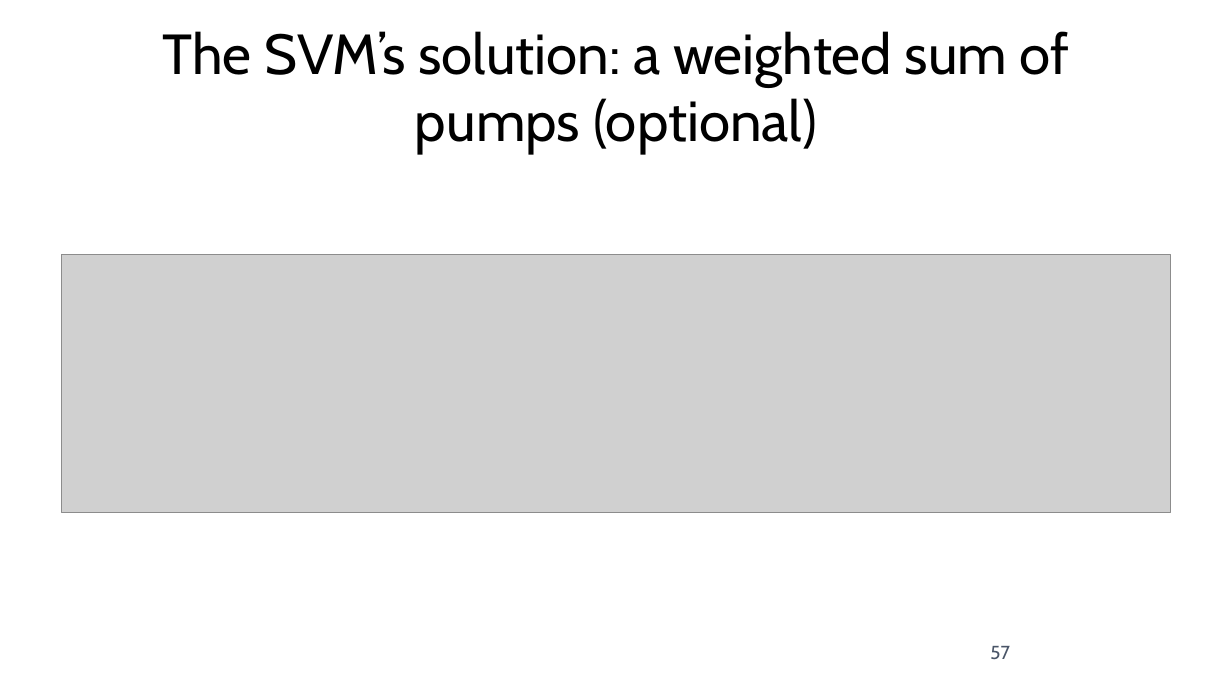
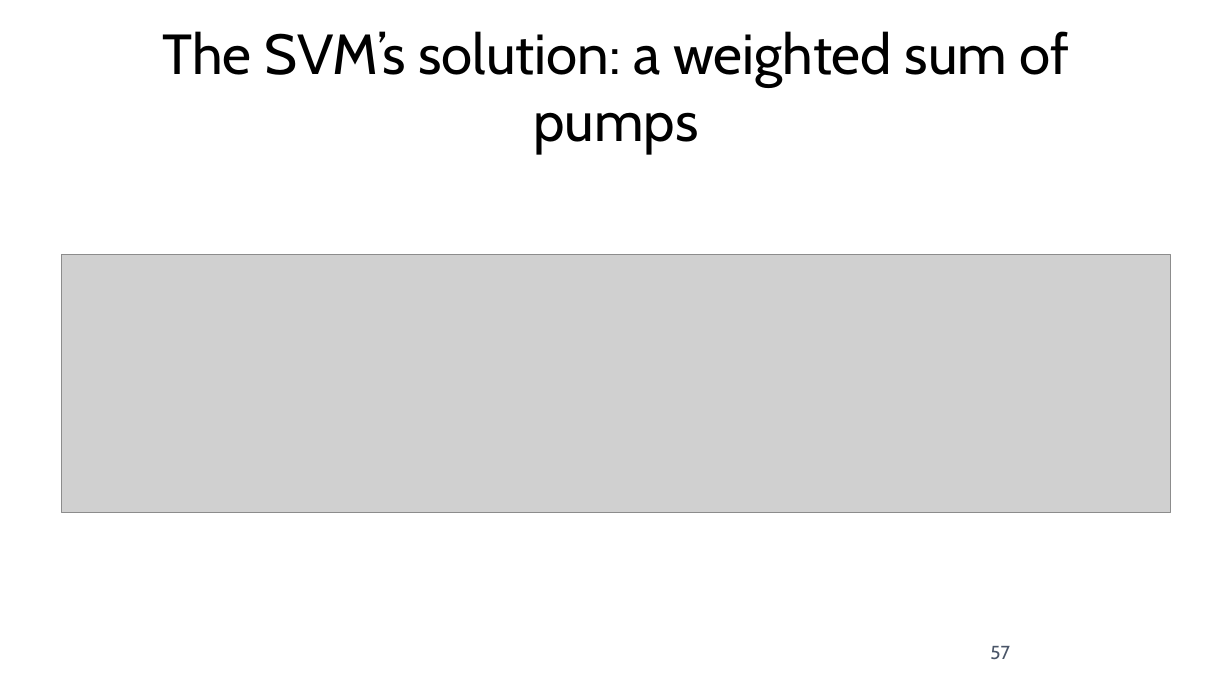
Before and after one commit to fabioantonini/technologies-for-artificial-intelligence, a slide deck: slide 57 of Lessons/06_knn_naive_bayes_svm/Slides/knn_naive_bayes_svm_slides.pptx. Drawn at 1232x693 pixels with LibreOffice and Linux fonts; fonts in the diff are those of the drawing; grey boxes stand for pictures; background and template pictures are left out. Boxes give left, top, right and bottom in pixels: in the first picture for what was removed or moved away, otherwise in the second. Text is boxed around its words. In the diff, an @@ line names an element or a change of style, - is before the commit and + after.

```diff
--- a/Lessons/06_knn_naive_bayes_svm/Slides/knn_naive_bayes_svm_slides.pptx
+++ b/Lessons/06_knn_naive_bayes_svm/Slides/knn_naive_bayes_svm_slides.pptx
@@ title at box(162, 31, 1069, 154): text changed @@
-The SVM’s solution: a weighted sum of pumps (optional)
+The SVM’s solution: a weighted sum of pumps
```
Also in this commit, not shown: 13 other slides changed, 6 other files.
